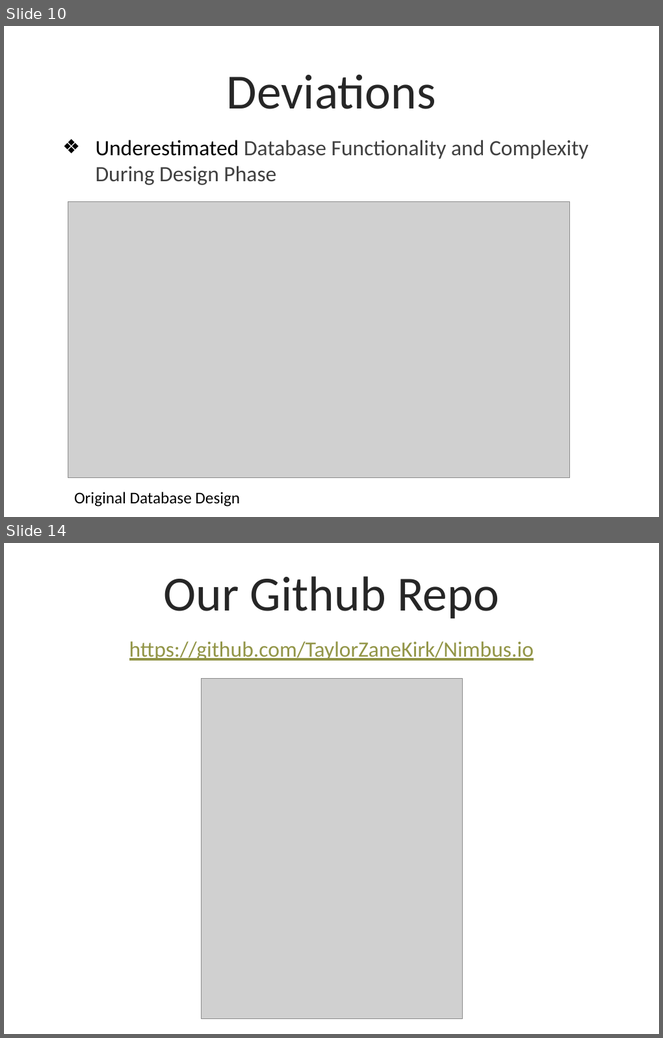
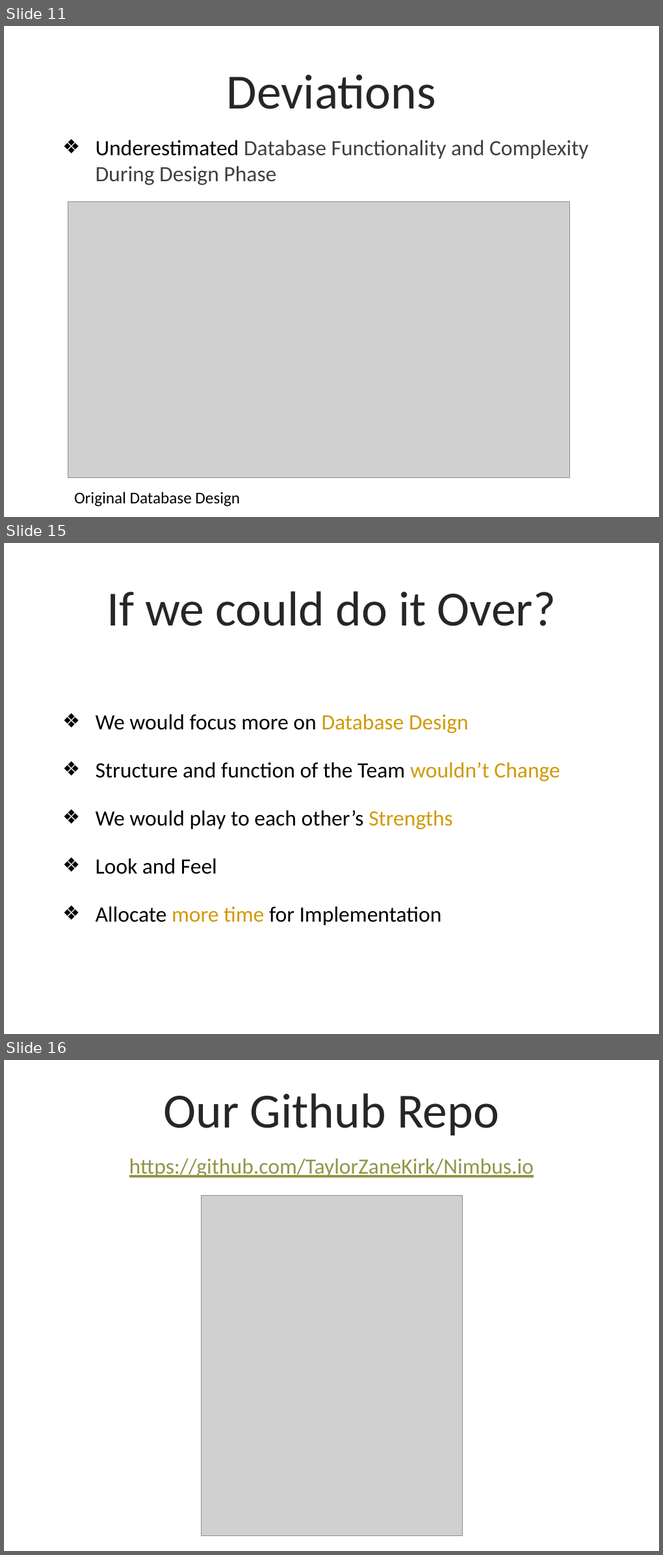
Before and after one commit to TaylorZaneKirk/Nimbus.io, a slide deck: Documentation/Presentation2.pptx. Shown one above the other, each under a label of ours: slides 10 and 14 before the commit, slides 11, 15 and 16 after it; the slides between them are not shown. The pictures are 663x1038 and 663x1555 pixels, drawn with LibreOffice and Linux fonts; fonts in the diff are those of the drawing; grey boxes stand for pictures; background and template pictures are left out. Boxes give left, top, right and bottom in pixels: in the first picture for what was removed or moved away, otherwise in the second. Text is boxed around its words. In the diff, an @@ line names an element or a change of style, - is before the commit and + after.

```diff
--- a/Documentation/Presentation2.pptx
+++ b/Documentation/Presentation2.pptx
@@ slide 15 added at (4,543,659,1034), background picture (left out) @@
@@ title added at (107,591,556,626), 54 pt, text #262626 @@
+If we could do it Over?
@@ text added at (96,714,560,926), 24 pt, text #000000 @@
+❖ We would focus more on Database Design
+❖ Structure and function of the Team wouldn’t Change
+❖ We would play to each other’s Strengths
+❖ Look and Feel
+❖ Allocate more time for Implementation
@@ what was slide 10 is now slide 11 @@
@@ what was slide 14 is now slide 16 @@
```
Also in this commit, not shown: 7 slides changed, 1 other slide added, 6 other files.
